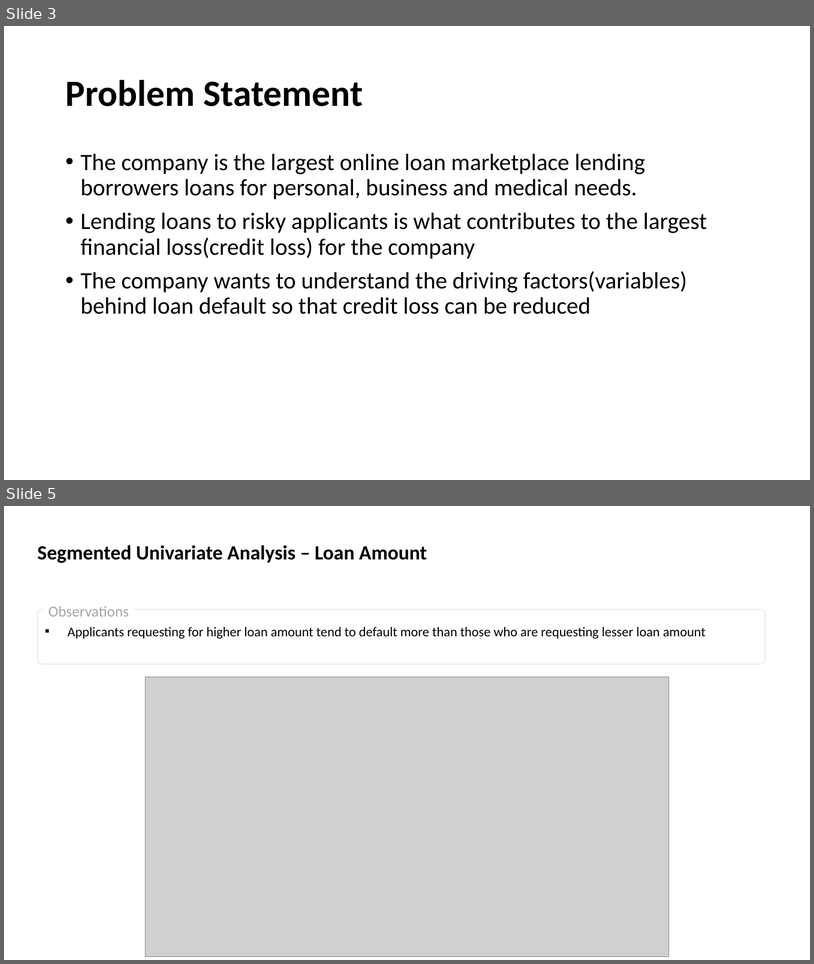
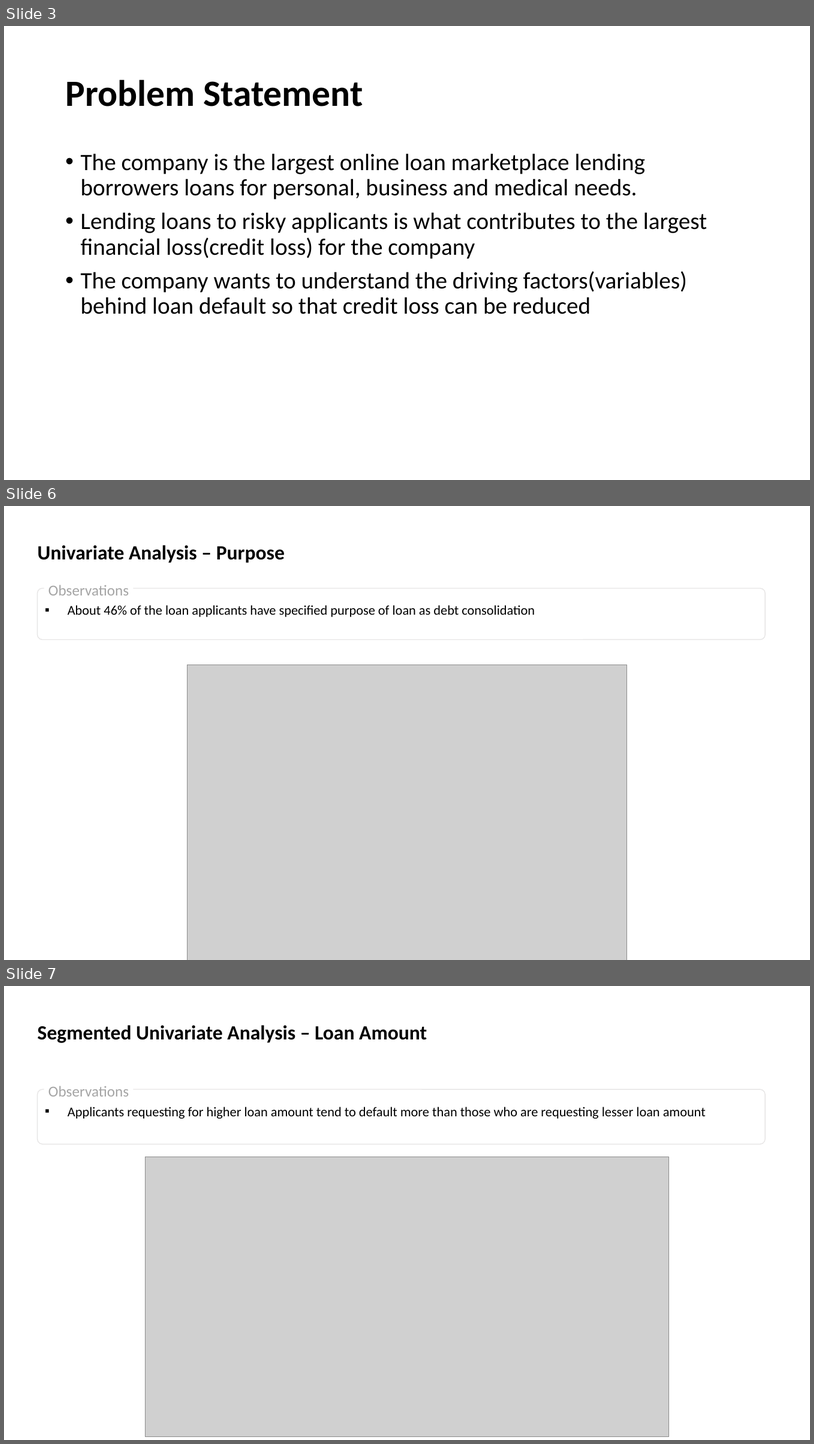
Before and after one commit to SathishKumarRamasamy/lending-club-case-study, a slide deck: Lending_Club_Case_Study.pptx. Shown one above the other, each under a label of ours: slides 3 and 5 before the commit, slides 3, 6 and 7 after it; the slides between them are not shown. The pictures are 814x964 and 814x1444 pixels, drawn with LibreOffice and Linux fonts; fonts in the diff are those of the drawing; grey boxes stand for pictures. Boxes give left, top, right and bottom in pixels: in the first picture for what was removed or moved away, otherwise in the second. Text is boxed around its words. In the diff, an @@ line names an element or a change of style, - is before the commit and + after.

Commit message:
Univariate Analysis and code cleanup

```diff
--- a/Lending_Club_Case_Study.pptx
+++ b/Lending_Club_Case_Study.pptx
@@ slide 6 added at [4, 506, 810, 960], background #FFFFFF @@
@@ text added at [38, 545, 285, 563], 24 pt, text #000000, bold @@
+Univariate Analysis – Purpose
@@ rounded rectangle added at [37, 588, 765, 640], outline #E7E6E6 1 pt, 16 pt, text #000000 @@
+▪ About 46% of the loan applicants have specified purpose of loan as debt consolidation
@@ text added at [48, 585, 129, 595], 18 pt, text #A5A5A5 @@
+Observations
@@ picture added at [188, 664, 628, 960] @@
@@ what was slide 5 is now slide 7 @@
```
Also in this commit, not shown: 5 slides changed, 2 other slides added, 1 slide removed, 2 other files.
